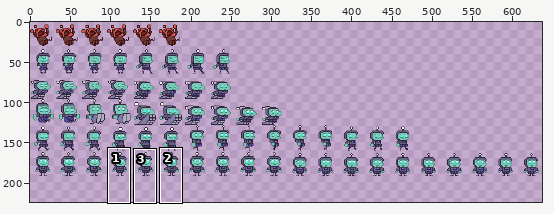
One commit to this sprite sheet: Resources/Entities/mc spritesheet.png. The picture above shows the old version from afar; the outline marks the close-up.
Close-up. Before:
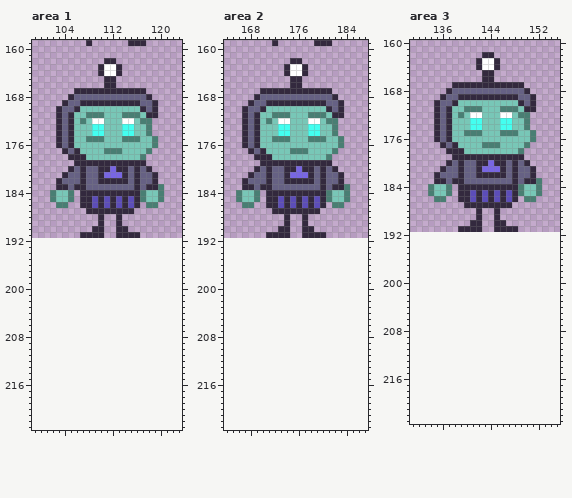
The file is 640x192 pixels. Colours within 5 levels of each other are drawn and written as one. Shown: area 1: x 99..123, y 159..223; area 2: x 164..187, y 159..223; area 3: x 131..155, y 160..223. The old version is drawn lined up with the new one, on the new canvas. The wide view leaves out empty margins. The commit also changed other parts of the picture, which this record leaves out.
Once edited:
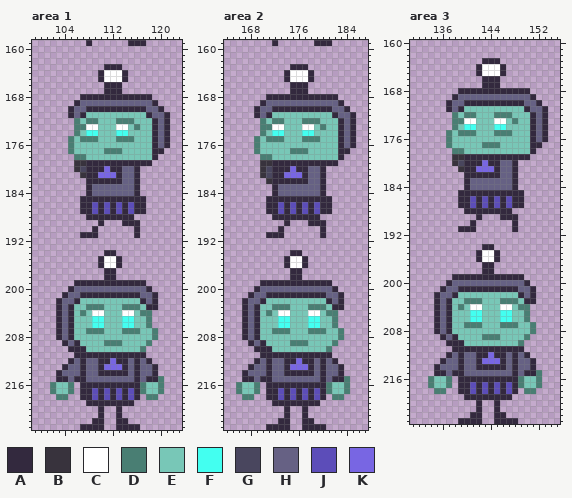
Palette (. is transparent): A #33293e  B #38333d  C #ffffff  D #497e73  E #78c7b7  F #43fff0  G #49465e  H #666184  J #5c4db9  K #7866e3
Difference:
canvas 640x192 -> 640x224
Changed rows in their new state; - is an unchanged pixel.
Area 1:
first column x 102:
162 ---------..---------
163 --------.AA---------
164 -----------CA-------
165 --------ACCCA-------
166 -----------A--------
167 ----.....---....----
168 ---..AAAAAAAAAAA----
169 --..AHHHHHHHHHH-----
170 -..AHHAAAAAAAAA--HA-
171 -..-HAEEE---EEE--HHA
172 -...DEDDE--DDD-EEAHA
173 -...DDCCE--CCED-EAHA
174 -...D-F-E--F-E--EAHA
175 -..D-D--E--D--E--AHA
176 -..D-------------AHA
177 --.DE-----------EAA-
178 ---.DD---------EEA--
179 ----BB----------A---
180 ---.BGAA-KA-H--..---
181 --...BAAK--AH--...--
182 -.....AA----H--...--
183 -.....A--------....-
184 ....-.-HHHHHHH-....-
185 ....---A-A-A-A-A...-
186 -..------------A..--
187 -----A-J-J-J-JAA----
188 ------AA-AA-AA------
189 -----------.AAA-----
190 --------.--..-A-----
191 --------.--...------
194 ---------AA---------
195 --------ACCA--------
196 --------ACCA--------
197 ---------AA---------
198 ---------AA---------
199 ----AAAAAAAAAAAA----
200 ---AHHHHHHHHHHHHA---
201 --AHHAAAAAAAAAAHHA--
202 -AHHAEEEEEEEEEEAHA--
203 -AHAEEDDDEEEDDDEAA--
204 -AHAEDECCEEECCEDD---
205 -AHAEEEFFEEEFFEED---
206 -AHAEEEFFEEEFFEED---
207 -AHAEEDDDEEEDDDEED--
208 -AHAEEEEEEEEEEEEED--
209 --AHAEEEEDDDEEEED---
210 ---AAAEEEEEEEEED----
211 ----AAAAAAAAAAAA----
212 ---AHAHHAAKAAHAHA---
213 --AHHAHHAKKKAHAHHA--
214 -AHHHAHHAAAAAHAHHA--
215 -AAHAAHHHHHHHHAHAAD-
216 DEED-AAAAAAAAAADEED-
217 DEED-AAJAJAJAJADEED-
218 -DD--AAJAJAJAJA-DD--
219 ------AAAAAAAA------
220 --------A--A--------
221 --------A--A--------
222 -------AA--AA-------
223 -----AAAA--AAAA-----
Area 2:
first column x 166:
162 ---------..---------
163 --------.AA---------
164 -----------CA-------
165 --------ACCCA-------
166 -----------A--------
167 ----.....---....----
168 ---..AAAAAAAAAAA----
169 --..AHHHHHHHHHH-----
170 -..AHHAAAAAAAAA--HA-
171 -..-HAEEE---EEE--HHA
172 -...DEDDE--DDD-EEAHA
173 -...DDCCE--CCED-EAHA
174 -...D-F-E--F-E--EAHA
175 -..D-D--E--D--E--AHA
176 -..D-------------AHA
177 --.DE-----------EAA-
178 ---.DD---------EEA--
179 ----BB----------A---
180 ---.BGAA-KA-H--..---
181 --..BGAAK--AH--...--
182 -....BAA----H--...--
183 -.....A--------....-
184 ....-.-HHHHHHH-....-
185 ....---A-A-A-A-A...-
186 -..------------A..--
187 -----A-J-J-J-JAA----
188 ------AA-AA-AA------
189 -----------.AAA-----
190 --------.--..-A-----
191 --------.--...------
194 ---------AA---------
195 --------ACCA--------
196 --------ACCA--------
197 ---------AA---------
198 ---------AA---------
199 ----AAAAAAAAAAAA----
200 ---AHHHHHHHHHHHHA---
201 --AHHAAAAAAAAAAHHA--
202 -AHHAEEEEEEEEEEAHA--
203 -AHAEEDDDEEEDDDEAA--
204 -AHAEDECCEEECCEDD---
205 -AHAEEEFFEEEFFEED---
206 -AHAEEEFFEEEFFEED---
207 -AHAEEDDDEEEDDDEED--
208 -AHAEEEEEEEEEEEEED--
209 --AHAEEEEDDDEEEED---
210 ---AAAEEEEEEEEED----
211 ----AAAAAAAAAAAA----
212 ---AHAHHAAKAAHAHA---
213 --AHHAHHAKKKAHAHHA--
214 -AHHHAHHAAAAAHAHHA--
215 -AAHAAHHHHHHHHAHAAD-
216 DEED-AAAAAAAAAADEED-
217 DEED-AAJAJAJAJADEED-
218 -DD--AAJAJAJAJA-DD--
219 ------AAAAAAAA------
220 --------A--A--------
221 --------A--A--------
222 -------AA--AA-------
223 -----AAAA--AAAA-----
Area 3:
first column x 134:
162 ---------..---------
163 --------.AA---------
164 -----------CA-------
165 --------ACCCA-------
166 -----------A--------
167 ----.....---....----
168 ---..AAAAAAAAAAA----
169 --..AHHHHHHHHHH-----
170 -..AHHAAAAAAAAA--HA-
171 -..-HAEEE---EEE--HHA
172 -...DEDDE--DDD-EEAHA
173 -...DDCCE--CCED-EAHA
174 -...D-F-E--F-E--EAHA
175 -..D-D--E--D--E--AHA
176 -..D-------------AHA
177 --.DE-----------EAA-
178 ---.DD---------EEA--
179 ----BB----------A---
180 ---.BGAA-KA-H--..---
181 --...BAAK--AH--...--
182 -.....AA----H--...--
183 -.....A--------....-
184 ....-.-HHHHHHH-....-
185 ....---A-A-A-A-A...-
186 -..------------A..--
187 -----A-J-J-J-JAA----
188 ------AA-AA-AA------
189 -----------.AAA-----
190 --------.--..-A-----
191 --------.--...------
194 ---------AA---------
195 --------ACCA--------
196 --------ACCA--------
197 ---------AA---------
198 ---------AA---------
199 ----AAAAAAAAAAAA----
200 ---AHHHHHHHHHHHHA---
201 --AHHAAAAAAAAAAHHA--
202 -AHHAEEEEEEEEEEAHA--
203 -AHAEEDDDEEEDDDEAA--
204 -AHAEDECCEEECCEDD---
205 -AHAEEEFFEEEFFEED---
206 -AHAEEEFFEEEFFEED---
207 -AHAEEDDDEEEDDDEED--
208 -AHAEEEEEEEEEEEEED--
209 --AHAEEEEDDDEEEED---
210 ---AAAEEEEEEEEED----
211 ----AAAAAAAAAAAA----
212 ---AHAHHAAKAAHAHA---
213 --AHHAHHAKKKAHAHHA--
214 -AHHHAHHAAAAAHAHHA--
215 -AAHAAHHHHHHHHAHAAD-
216 DEED-AAAAAAAAAADEED-
217 DEED-AAJAJAJAJADEED-
218 -DD--AAJAJAJAJA-DD--
219 ------AAAAAAAA------
220 --------A--A--------
221 --------A--A--------
222 -------AA--AA-------
223 -----AAAA--AAAA-----
